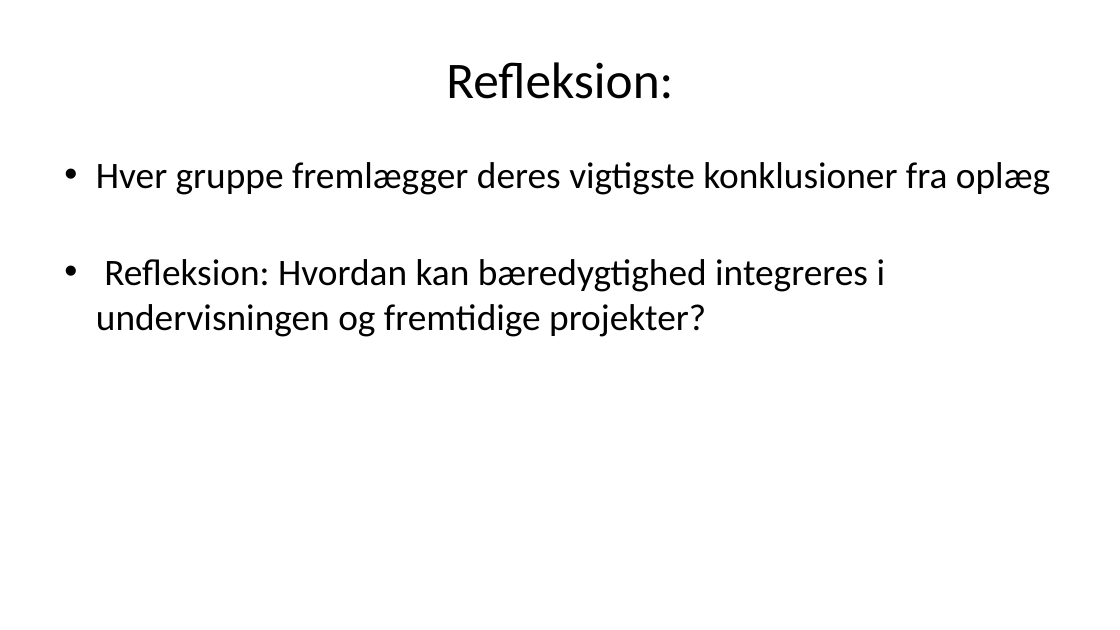
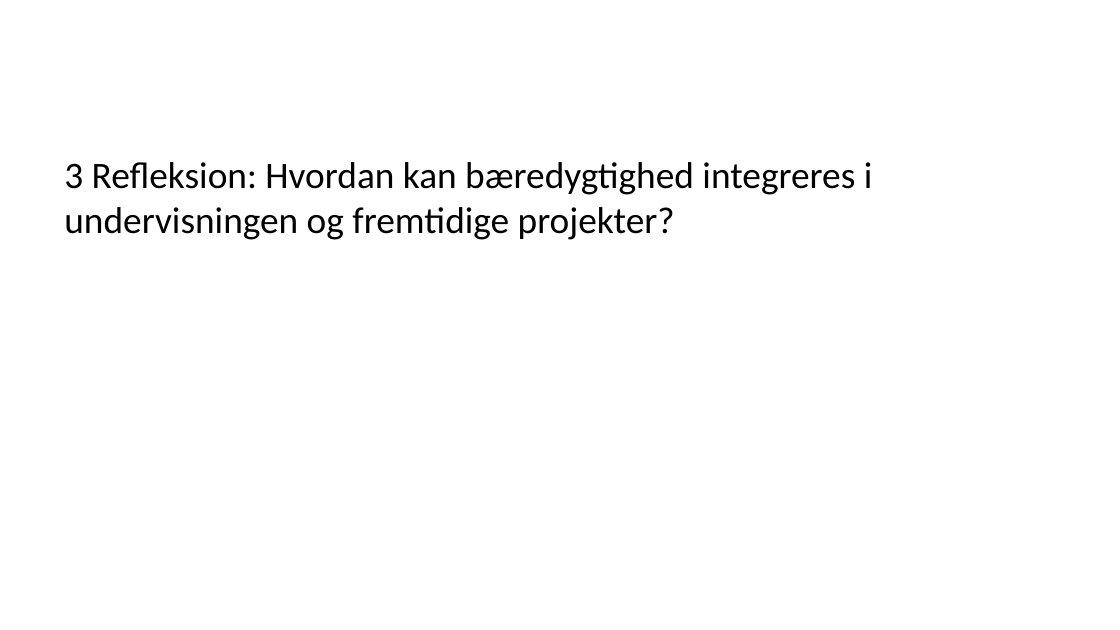
Before and after one commit to xbibogo/MMD24, a slide deck: slide 36 of semester2 PPT/Sustainable_Web_Presentation_Updated.pptx (slide 2 before the commit). Drawn at 1120x630 pixels with LibreOffice and Linux fonts; fonts in the diff are those of the drawing. Boxes give left, top, right and bottom in pixels: in the first picture for what was removed or moved away, otherwise in the second. Text is boxed around its words. In the diff, an @@ line names an element or a change of style, - is before the commit and + after.

```diff
--- a/semester2 PPT/Sustainable_Web_Presentation_Updated.pptx
+++ b/semester2 PPT/Sustainable_Web_Presentation_Updated.pptx
@@ title removed at [446,62,673,99] @@
-Refleksion:
@@ text at [64,162,873,240]: text changed @@
-• Hver gruppe fremlægger deres vigtigste konklusioner fra oplæg
-• Refleksion: Hvordan kan bæredygtighed integreres i undervisningen og fremtidige projekter?
+3 Refleksion: Hvordan kan bæredygtighed integreres i undervisningen og fremtidige projekter?
```
Also in this commit, not shown: 2 slides added, 1 slide removed, 10 other files.
